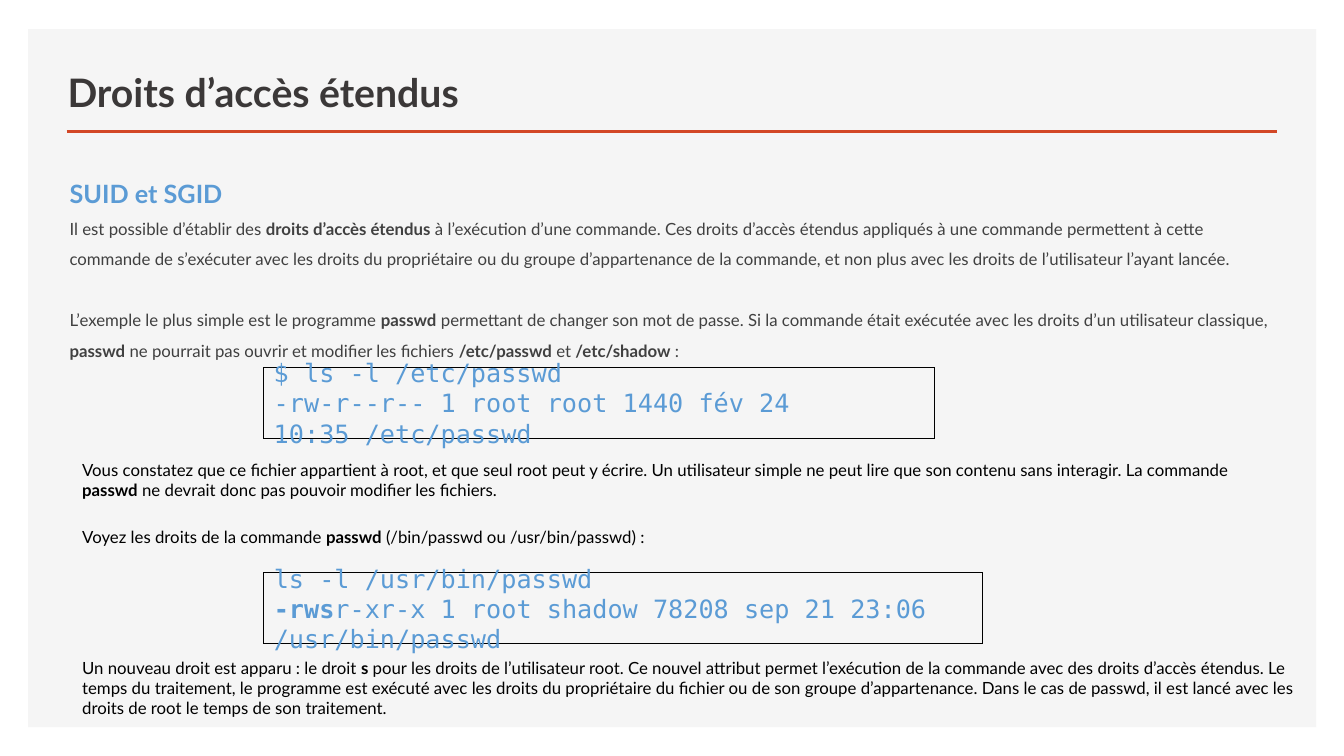
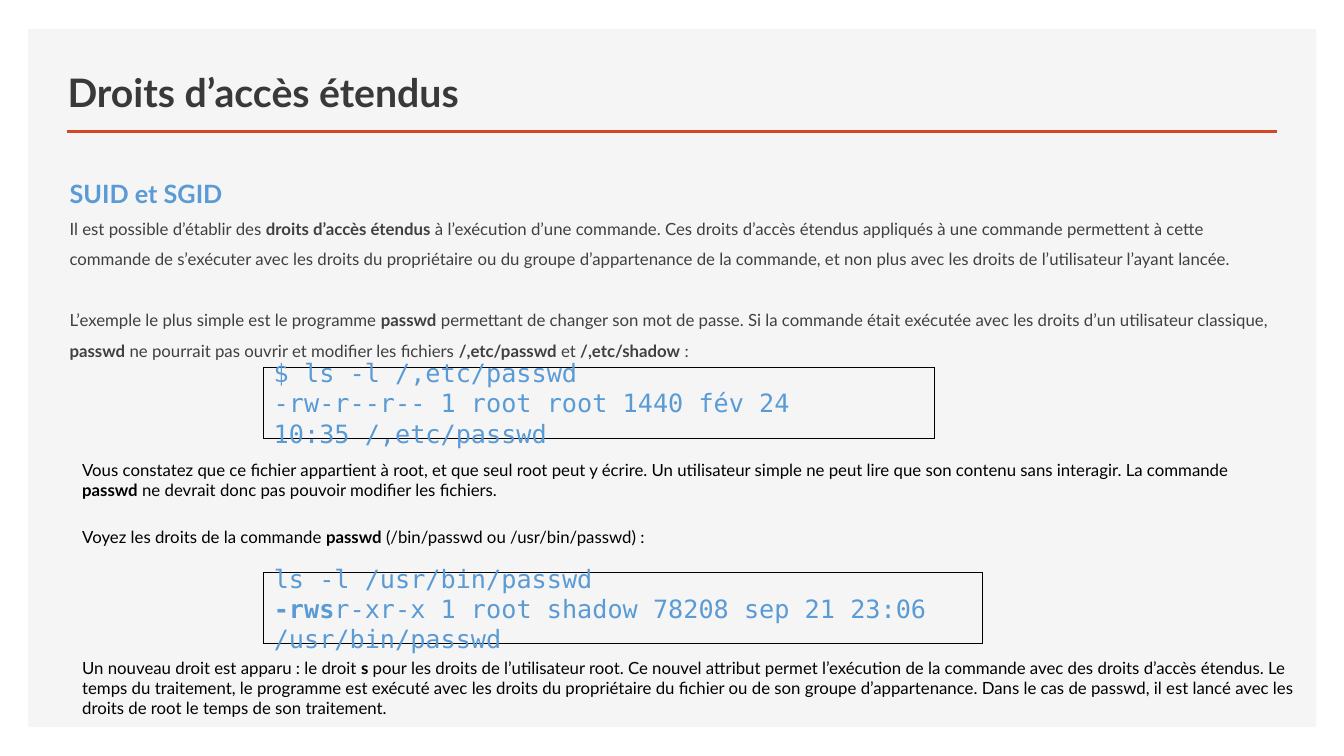
Before and after one commit to simonquillaud/420-W44-SF-v2, a slide deck: slide 29 of Module04_AdminSysLinux/Cours5DroitsAcces.pptx. Drawn at 1344x756 pixels with LibreOffice and Linux fonts; fonts in the diff are those of the drawing. Boxes give left, top, right and bottom in pixels: in the first picture for what was removed or moved away, otherwise in the second. Text is boxed around its words. In the diff, an @@ line names an element or a change of style, - is before the commit and + after.

```diff
--- a/Module04_AdminSysLinux/Cours5DroitsAcces.pptx
+++ b/Module04_AdminSysLinux/Cours5DroitsAcces.pptx
@@ text at (70,313,1267,360): text changed @@
-L’exemple le plus simple est le programme passwd permettant de changer son mot de passe. Si la commande était exécutée avec les droits d’un utilisateur classique, passwd ne pourrait pas ouvrir et modifier les fichiers /etc/passwd et /etc/shadow :
+L’exemple le plus simple est le programme passwd permettant de changer son mot de passe. Si la commande était exécutée avec les droits d’un utilisateur classique, passwd ne pourrait pas ouvrir et modifier les fichiers /,etc/passwd et /,etc/shadow :
@@ text in rectangle at (274,362,789,448): text changed @@
-$ ls -l /etc/passwd
--rw-r--r-- 1 root root 1440 fév 24 10:35 /etc/passwd
+$ ls -l /,etc/passwd
+-rw-r--r-- 1 root root 1440 fév 24 10:35 /,etc/passwd
```
Also in this commit, not shown: 3 other slides changed, 5 other files.
